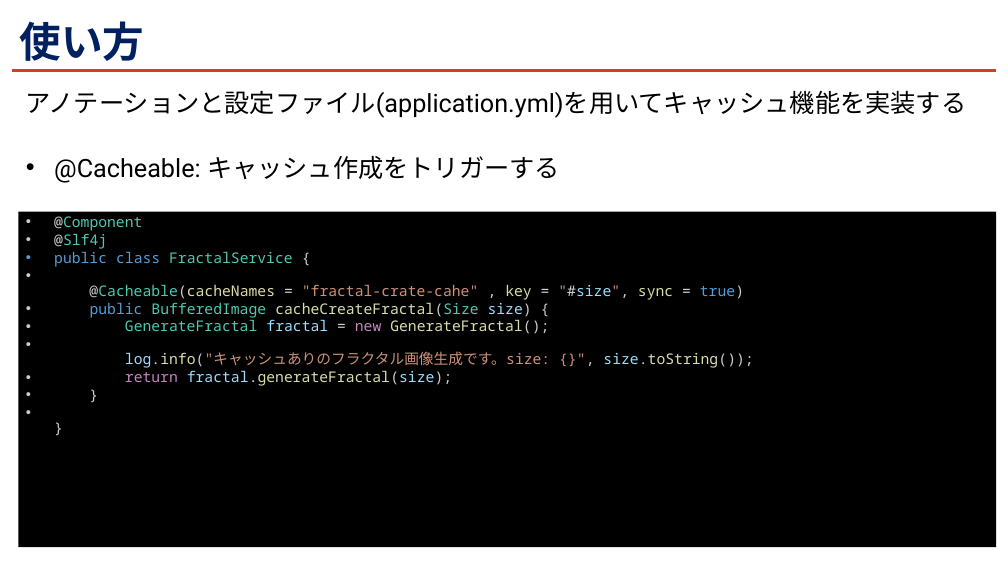
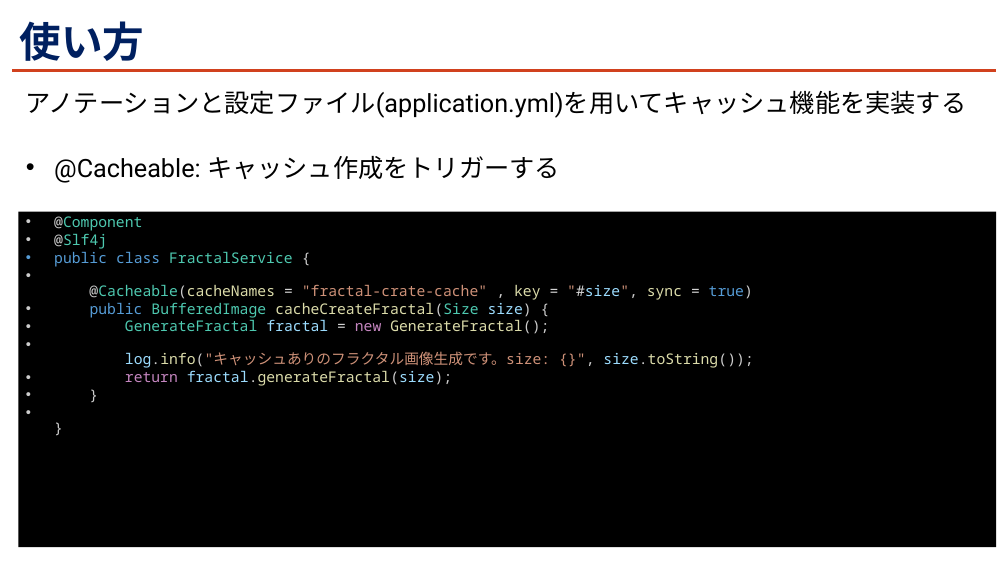
Before and after one commit to kohei-miyadai07/PresentationMaterials, a slide deck: slide 12 of 202504XX/Spring Cacheでパフォーマンスを向上させよう.pptx. Drawn at 1008x567 pixels with LibreOffice and Linux fonts; fonts in the diff are those of the drawing; background and template pictures are left out. Boxes give left, top, right and bottom in pixels: in the first picture for what was removed or moved away, otherwise in the second. Text is boxed around its words. In the diff, an @@ line names an element or a change of style, - is before the commit and + after.

```diff
--- a/202504XX/Spring Cacheでパフォーマンスを向上させよう.pptx
+++ b/202504XX/Spring Cacheでパフォーマンスを向上させよう.pptx
@@ text in rectangle at (89, 285, 753, 300): text changed @@
-• @Cacheable(cacheNames = "fractal-crate-cahe" , key = "#size", sync = true)
+• @Cacheable(cacheNames = "fractal-crate-cache" , key = "#size", sync = true)
```
Also in this commit, not shown: 3 other slides changed, 1 other file.
